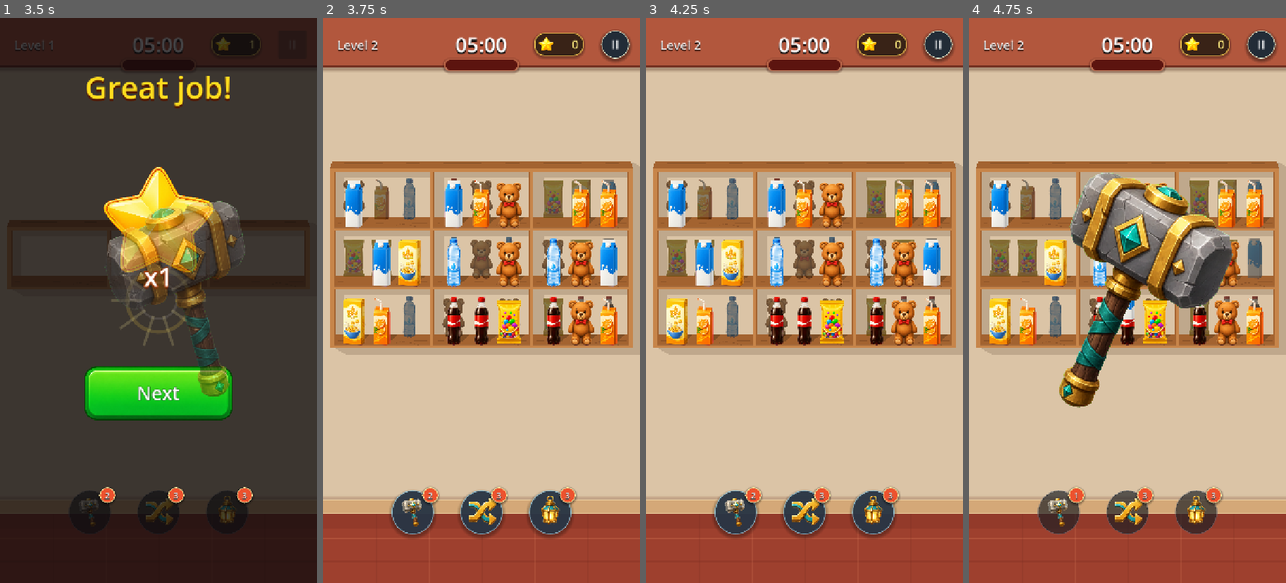
Above: before the commit, frames 1-4 (left to right).
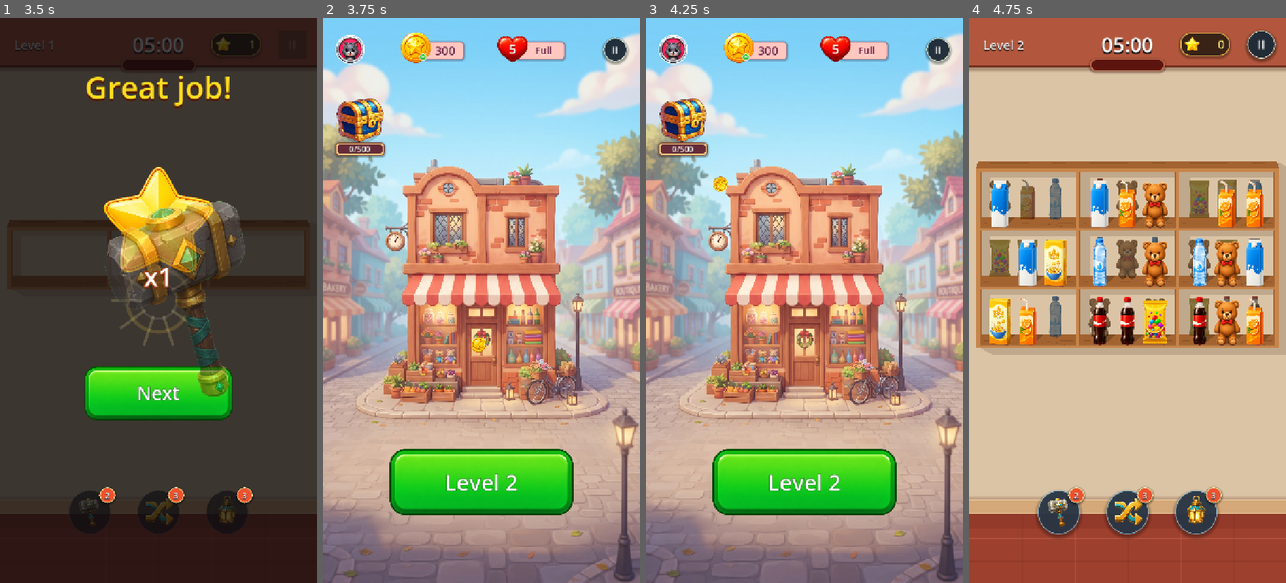
Above: after the commit, the same moments.

Repository: vladeque/sorting-puzzle
Game: Godot game, scene res://scenes/main_menu.tscn
The game is run twice, just before and just after one commit, with the same random seed, the same clock (stepped at 60 frames per second) and the same inputs.
Inputs (mouse positions are in pixels of both pictures, inside the frame that each line leads up to):
- Up to frame 1 (3.5 s): click "Level 1" at 0.5 s; click "II" at 1.25 s; click "Continue" at 2 s; click "3" at 2.75 s
- Up to frame 2 (3.75 s): click "Next" at 3.5 s
- Up to frame 3 (4.25 s): no input
- Up to frame 4 (4.75 s): click (1057, 515) at 4.25 s, where only the run before the commit has a clickable "2"

Frame 1 is identical in both runs. In frame 2, 87% of the frame differs, in the area x 0-100%, y 0-100%; in frame 3, 87%; in frame 4, 13%.

Commit message:
Animate level rewards on main menu

Diff:
--- a/scenes/main_menu.tscn
+++ b/scenes/main_menu.tscn
@@ -5,6 +5,7 @@
 [ext_resource type="PackedScene" path="res://scenes/ui/level_button.tscn" id="3_level_button"]
 [ext_resource type="PackedScene" uid="uid://76jf8ug6hwj5" path="res://scenes/ui/main_menu_top_status.tscn" id="4_top_status"]
 [ext_resource type="PackedScene" uid="uid://c6xhf1gyqk2tr" path="res://scenes/ui/main_menu_reward_chest.tscn" id="5_reward_chest"]
+[ext_resource type="PackedScene" path="res://scenes/ui/main_menu_reward_coin_flyer.tscn" id="6_reward_coin_flyer"]
 
 [node name="ProductionMainMenu" type="Control" unique_id=1235428546]
 layout_mode = 3
@@ -66,3 +67,17 @@
 [node name="LevelButton" parent="BottomBar" unique_id=1123251713 instance=ExtResource("3_level_button")]
 unique_name_in_owner = true
 layout_mode = 2
+
+[node name="HouseRewardOrigin" type="Control" parent="."]
+unique_name_in_owner = true
+layout_mode = 1
+anchors_preset = 0
+anchor_left = 0.5
+anchor_top = 0.59
+anchor_right = 0.5
+anchor_bottom = 0.59
+mouse_filter = 2
+
+[node name="RewardCoinFlyer" parent="." instance=ExtResource("6_reward_coin_flyer")]
+unique_name_in_owner = true
+layout_mode = 1
--- /dev/null
+++ b/scenes/ui/main_menu_reward_coin_flyer.tscn
@@ -0,0 +1,13 @@
+[gd_scene format=3]
+
+[ext_resource type="Script" path="res://scripts/main_menu_reward_coin_flyer.gd" id="1_coin_flyer_script"]
+
+[node name="MainMenuRewardCoinFlyer" type="Control"]
+layout_mode = 3
+anchors_preset = 15
+anchor_right = 1.0
+anchor_bottom = 1.0
+grow_horizontal = 2
+grow_vertical = 2
+mouse_filter = 2
+script = ExtResource("1_coin_flyer_script")
--- a/scripts/level.gd
+++ b/scripts/level.gd
@@ -24,7 +24,6 @@
 const DEFAULT_LEVEL_CONFIG := "res://configs/levels/level_001.json"
 const LAYOUT_SCENE_TEMPLATE := "res://scenes/layouts/layout_%s.tscn"
 const DEFAULT_LAYOUT_PRESET := "grid_3x3"
-const LEVEL_SCENE_PATH := "res://level.tscn"
 const MAIN_MENU_SCENE := "res://scenes/main_menu.tscn"
 const ITEM_PLACE_SOUND := preload("res://assets/audio/item_place.wav")
 const TRIPLE_CLEAR_SOUND := preload("res://assets/audio/triple_clear.wav")
@@ -1691,46 +1690,6 @@
 		push_error("Could not return to main menu: %s" % menu_scene_path)
 
 
-func _advance_after_completion() -> void:
-	if launched_from_dev_mode:
-		_return_to_main_menu()
-		return
-
-	var next_level := selected_level + 1
-	if not _level_config_exists(next_level):
-		_return_to_main_menu()
-		return
-
-	_change_to_level(next_level, false)
-
-
-func _change_to_level(level_number: int, dev_mode: bool) -> void:
-	_level_paused = false
-	_returning_to_menu = true
-	var level_scene_resource := load(LEVEL_SCENE_PATH) as PackedScene
-	if level_scene_resource == null:
-		_returning_to_menu = false
-		push_error("Could not load level scene: %s" % LEVEL_SCENE_PATH)
-		return
-
-	var level_scene := level_scene_resource.instantiate()
-	level_scene.selected_level = level_number
-	level_scene.launched_from_dev_mode = dev_mode
-	level_scene.return_menu_scene_path = return_menu_scene_path
-
-	var tree := get_tree()
-	var current_scene := tree.current_scene
-	tree.root.add_child(level_scene)
-	tree.current_scene = level_scene
-
-	if current_scene != null:
-		current_scene.queue_free()
-
-
-func _level_config_exists(level_number: int) -> bool:
-	return FileAccess.file_exists(LEVEL_CONFIG_TEMPLATE % level_number)
-
-
 func _spend_campaign_life_for_run() -> void:
 	if launched_from_dev_mode or _life_spent_for_run:
 		return
@@ -1771,7 +1730,7 @@
 	if not _level_completed or _returning_to_menu:
 		return
 
-	_advance_after_completion()
+	_return_to_main_menu()
 
 
 func _on_pause_menu_setting_toggled(setting_id: StringName, is_disabled: bool) -> void:
--- a/scripts/main_menu_reward_chest.gd
+++ b/scripts/main_menu_reward_chest.gd
@@ -7,6 +7,8 @@
 
 @onready var _progress_bar := %ProgressBar as ProgressBar
 @onready var _amount_label := %AmountLabel as Label
+
+var _receive_pulse_tween: Tween
 
 
 func set_reward_progress(current_stars: int, goal_stars: int) -> void:
@@ -29,3 +31,22 @@
 
 	_amount_label.add_theme_font_size_override("font_size", font_size)
 	_amount_label.text = amount_text
+
+
+func get_coin_target_global_position() -> Vector2:
+	var chest_icon := get_node_or_null("ChestIcon") as Control
+	if chest_icon == null:
+		return get_global_rect().get_center()
+
+	return chest_icon.get_global_rect().get_center()
+
+
+func play_receive_pulse() -> void:
+	if _receive_pulse_tween != null and _receive_pulse_tween.is_valid():
+		_receive_pulse_tween.kill()
+
+	scale = Vector2.ONE
+	pivot_offset = size * 0.5
+	_receive_pulse_tween = create_tween()
+	_receive_pulse_tween.tween_property(self, "scale", Vector2(1.08, 1.08), 0.08).set_trans(Tween.TRANS_BACK).set_ease(Tween.EASE_OUT)
+	_receive_pulse_tween.tween_property(self, "scale", Vector2.ONE, 0.12).set_trans(Tween.TRANS_SINE).set_ease(Tween.EASE_OUT)
--- /dev/null
+++ b/scripts/main_menu_reward_coin_flyer.gd
@@ -0,0 +1,75 @@
+extends Control
+
+signal coin_arrived
+signal animation_finished
+
+const COIN_TEXTURE := preload("res://assets/ui/clover_coin_transparent_96x96.png")
+const COIN_SIZE := Vector2(42.0, 42.0)
+const FLIGHT_DURATION := 0.68
+const MAX_LAUNCH_WINDOW := 1.8
+const MIN_STAGGER := 0.002
+const MAX_STAGGER := 0.09
+
+var _coins_in_flight := 0
+var _is_launching := false
+
+
+func play(coin_count: int, start_global_position: Vector2, target_global_position: Vector2) -> void:
+	if coin_count <= 0 or _is_launching or _coins_in_flight > 0:
+		animation_finished.emit()
+		return
+
+	_is_launching = true
+	var inverse_global_transform := get_global_transform().affine_inverse()
+	var start_position: Vector2 = inverse_global_transform * start_global_position
+	var target_position: Vector2 = inverse_global_transform * target_global_position
+	var stagger := clampf(MAX_LAUNCH_WINDOW / float(coin_count), MIN_STAGGER, MAX_STAGGER)
+	for coin_index in range(coin_count):
+		_launch_coin(start_position, target_position, coin_index)
+		if coin_index < coin_count - 1:
+			await get_tree().create_timer(stagger).timeout
+
+	_is_launching = false
+	_try_finish_animation()
+
+
+func _launch_coin(start_position: Vector2, target_position: Vector2, coin_index: int) -> void:
+	_coins_in_flight += 1
+	var coin := TextureRect.new()
+	coin.name = "RewardCoin%03d" % coin_index
+	coin.custom_minimum_size = COIN_SIZE
+	coin.size = COIN_SIZE
+	coin.position = start_position - COIN_SIZE * 0.5
+	coin.pivot_offset = COIN_SIZE * 0.5
+	coin.mouse_filter = Control.MOUSE_FILTER_IGNORE
+	coin.texture = COIN_TEXTURE
+	coin.expand_mode = TextureRect.EXPAND_IGNORE_SIZE
+	coin.stretch_mode = TextureRect.STRETCH_KEEP_ASPECT_CENTERED
+	coin.scale = Vector2(0.45, 0.45)
+	coin.modulate.a = 0.0
+	add_child(coin)
+
+	var target_top_left := target_position - COIN_SIZE * 0.5
+	var horizontal_direction := -1.0 if coin_index % 2 == 0 else 1.0
+	var arc_offset := Vector2(horizontal_direction * (24.0 + float(coin_index % 4) * 8.0), -70.0 - float(coin_index % 3) * 14.0)
+	var midpoint := start_position.lerp(target_position, 0.48) + arc_offset - COIN_SIZE * 0.5
+
+	var flight_tween := coin.create_tween()
+	flight_tween.tween_property(coin, "modulate:a", 1.0, 0.1)
+	flight_tween.parallel().tween_property(coin, "scale", Vector2.ONE, 0.16).set_trans(Tween.TRANS_BACK).set_ease(Tween.EASE_OUT)
+	flight_tween.tween_property(coin, "position", midpoint, FLIGHT_DURATION * 0.45).set_trans(Tween.TRANS_QUAD).set_ease(Tween.EASE_OUT)
+	flight_tween.tween_property(coin, "position", target_top_left, FLIGHT_DURATION * 0.55).set_trans(Tween.TRANS_QUAD).set_ease(Tween.EASE_IN)
+	flight_tween.parallel().tween_property(coin, "rotation", horizontal_direction * TAU, FLIGHT_DURATION * 0.55)
+	flight_tween.tween_property(coin, "scale", Vector2(0.25, 0.25), 0.08)
+	flight_tween.parallel().tween_property(coin, "modulate:a", 0.0, 0.08)
+	await flight_tween.finished
+
+	coin.queue_free()
+	_coins_in_flight -= 1
+	coin_arrived.emit()
+	_try_finish_animation()
+
+
+func _try_finish_animation() -> void:
+	if not _is_launching and _coins_in_flight <= 0:
+		animation_finished.emit()
--- a/scripts/player_progress.gd
+++ b/scripts/player_progress.gd
@@ -64,6 +64,7 @@
 var _data := {}
 var _save_provider: SaveProvider
 var _reward_chest_goals := []
+var _pending_reward_chest_animation := {}
 
 
 func _ready() -> void:
@@ -143,6 +144,21 @@
 	}
 
 
+func get_reward_chest_goal_at_index(goal_index: int) -> int:
+	var goals := _get_reward_chest_goals()
+	return _get_reward_chest_goal_stars(goals, clampi(goal_index, 0, goals.size() - 1))
+
+
+func get_reward_chest_last_goal_index() -> int:
+	return maxi(_get_reward_chest_goals().size() - 1, 0)
+
+
+func consume_pending_reward_chest_animation() -> Dictionary:
+	var pending := _pending_reward_chest_animation.duplicate()
+	_pending_reward_chest_animation.clear()
+	return pending
+
+
 func add_reward_chest_stars(star_count: int) -> void:
 	if _apply_reward_chest_stars(star_count):
 		save_progress()
@@ -298,12 +314,20 @@
 	_data["highest_completed_level"] = maxi(get_highest_completed_level(), level_number)
 	if completes_current_level:
 		_data["current_level"] = level_number + 1
+		var starting_progress := get_reward_chest_progress()
 		_apply_reward_chest_stars(earned_stars)
+		if earned_stars > 0:
+			_pending_reward_chest_animation = {
+				"amount": earned_stars,
+				"start_stars": int(starting_progress.get("stars", 0)),
+				"start_goal_index": int(starting_progress.get("goal_index", 0)),
+			}
 	save_progress()
 
 
 func reset_progress() -> void:
 	_data = _default_data()
+	_pending_reward_chest_animation.clear()
 	save_progress()
 
 
--- a/scripts/production_main_menu.gd
+++ b/scripts/production_main_menu.gd
@@ -21,6 +21,8 @@
 
 @onready var _top_status_bar := %TopStatusBar as MarginContainer
 @onready var _reward_chest := %RewardChest as Control
+@onready var _house_reward_origin := %HouseRewardOrigin as Control
+@onready var _reward_coin_flyer := %RewardCoinFlyer as Control
 @onready var _bottom_bar := %BottomBar as MarginContainer
 @onready var _level_button := %LevelButton as Button
 @onready var _profile_button := %TopStatusBar.get_node("MainMenuTopStatus/ProfileWidget") as Button
@@ -32,20 +34,28 @@
 var _life_status_refresh_time := 0.0
 var _profile_menu: Control
 var _settings_menu: Control
+var _animated_reward_stars := 0
+var _animated_reward_goal_index := 0
 
 
 func _ready() -> void:
 	PlayerProgress.load_progress()
 	PlayerProgress.refresh_lives()
+	var pending_reward_animation := PlayerProgress.consume_pending_reward_chest_animation()
 	_level_button.pressed.connect(_launch_campaign_level)
 	_profile_button.pressed.connect(_open_profile_menu)
 	_settings_button.pressed.connect(_open_settings_menu)
 	get_viewport().size_changed.connect(_apply_responsive_layout)
 	_update_profile_avatar()
 	_update_lives_status()
-	_update_reward_chest_status()
+	if pending_reward_animation.is_empty():
+		_update_reward_chest_status()
+	else:
+		_prepare_pending_reward_animation(pending_reward_animation)
 	_update_level_button()
 	_apply_responsive_layout()
+	if not pending_reward_animation.is_empty():
+		_play_pending_reward_animation.call_deferred(pending_reward_animation)
 
 
 func _process(delta: float) -> void:
@@ -168,6 +178,60 @@
 	)
 
 
+func _prepare_pending_reward_animation(pending: Dictionary) -> void:
+	_animated_reward_stars = maxi(int(pending.get("start_stars", 0)), 0)
+	_animated_reward_goal_index = maxi(int(pending.get("start_goal_index", 0)), 0)
+	_set_animated_reward_chest_status()
+
+
+func _play_pending_reward_animation(pending: Dictionary) -> void:
+	var amount := maxi(int(pending.get("amount", 0)), 0)
+	if amount <= 0 or _reward_coin_flyer == null or _house_reward_origin == null:
+		_update_reward_chest_status()
+		return
+
+	if not _reward_coin_flyer.coin_arrived.is_connected(_on_reward_coin_arrived):
+		_reward_coin_flyer.coin_arrived.connect(_on_reward_coin_arrived)
+	if not _reward_coin_flyer.animation_finished.is_connected(_on_reward_coin_animation_finished):
+		_reward_coin_flyer.animation_finished.connect(_on_reward_coin_animation_finished)
+
+	var start_position := _house_reward_origin.get_global_rect().get_center()
+	var target_position := _reward_chest.get_global_rect().get_center()
+	if _reward_chest.has_method("get_coin_target_global_position"):
+		target_position = _reward_chest.call("get_coin_target_global_position") as Vector2
+	_reward_coin_flyer.call("play", amount, start_position, target_position)
+
+
+func _on_reward_coin_arrived() -> void:
+	_animated_reward_stars += 1
+	var goal := PlayerProgress.get_reward_chest_goal_at_index(_animated_reward_goal_index)
+	if _animated_reward_stars >= goal:
+		_animated_reward_stars -= goal
+		_animated_reward_goal_index = mini(
+			_animated_reward_goal_index + 1,
+			PlayerProgress.get_reward_chest_last_goal_index()
+		)
+
+	_set_animated_reward_chest_status()
+	if _reward_chest.has_method("play_receive_pulse"):
+		_reward_chest.call("play_receive_pulse")
+
+
+func _on_reward_coin_animation_finished() -> void:
+	_update_reward_chest_status()
+
+
+func _set_animated_reward_chest_status() -> void:
+	if _reward_chest == null or not _reward_chest.has_method("set_reward_progress"):
+		return
+
+	_reward_chest.call(
+		"set_reward_progress",
+		_animated_reward_stars,
+		PlayerProgress.get_reward_chest_goal_at_index(_animated_reward_goal_index)
+	)
+
+
 func _format_life_restore_time(seconds_remaining: int) -> String:
 	var clamped_seconds := maxi(seconds_remaining, 0)
 	var minutes_remaining := floori(float(clamped_seconds) / 60.0)
Not shown, added: scripts/main_menu_reward_coin_flyer.gd.uid
Not shown, changed: docs/PROJECT_MAP.md
Not shown, changed: docs/SCENES.md
Not shown, changed: docs/SCRIPTS.md
